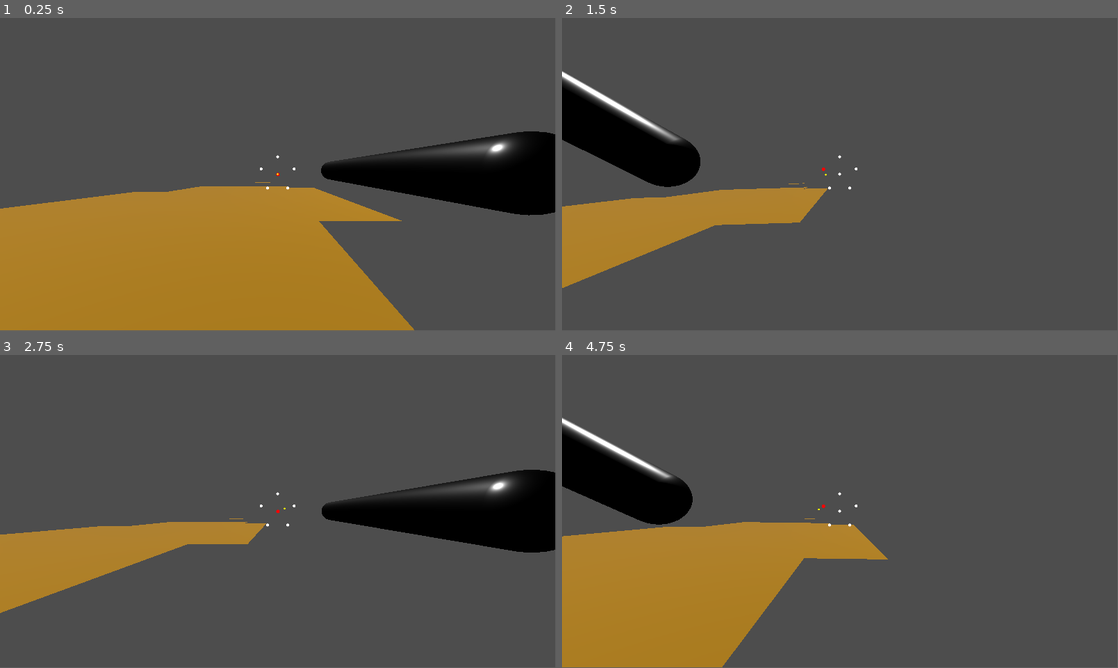
Above: before the commit, frames 1-4 (two rows, left to right).
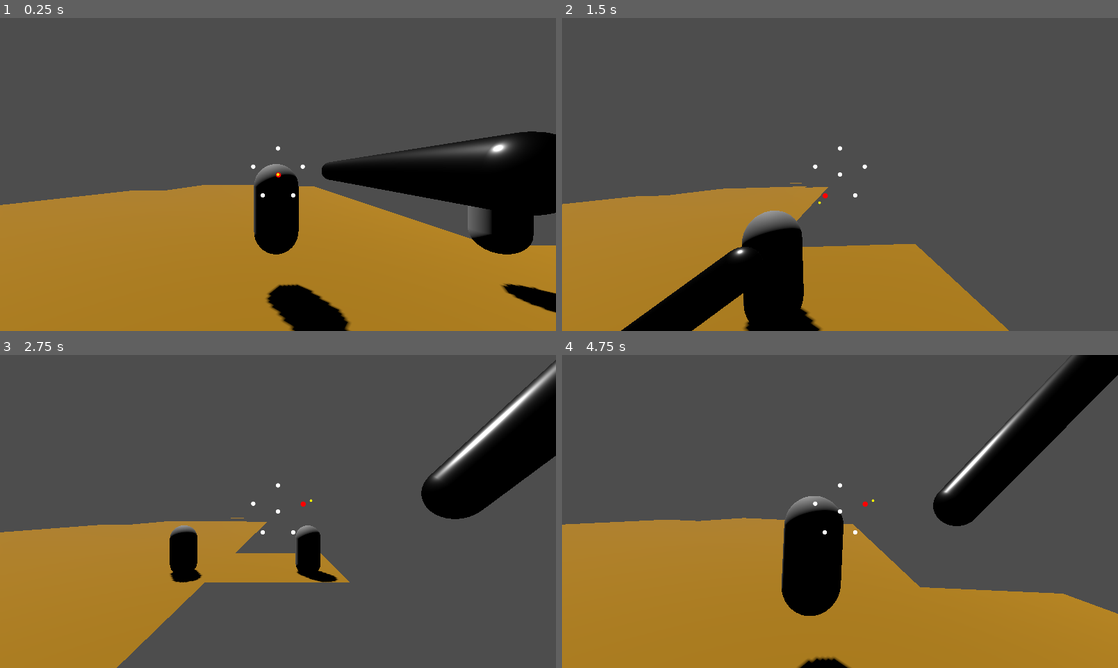
Above: after the commit, the same moments.

Repository: MendelDdS/pdc-godot
Game: Godot game, scene res://scenes/main.tscn
Two runs of this game, one before a commit and one after it. Both use one fixed random seed, a clock stepped at 60 frames per second and the inputs below.
Inputs (mouse positions are in pixels of both pictures, inside the frame that each line leads up to):
- Up to frame 1 (0.25 s): no input
- Up to frame 2 (1.5 s): tap Enter (ui_accept) at 0.5, 0.77, 0.8, 1.07, 1.35 s; move the mouse to (867, 171) at 0.52 s; hold Right (ui_right) 0.53-1.28 s; click (867, 171) at 0.6 s; move the mouse to (812, 174) at 1.27 s; hold Down (Back) from 1.28 s (still down)
- Up to frame 3 (2.75 s): tap Enter (ui_accept) at 1.52, 1.82, 2.3 s; click (250, 511) at 1.55 s; move the mouse to (289, 505) at 2.02 s; release Down (Back) at 2.03 s; hold Right (ui_right) from 2.03 s (still down); hold Up (Foward) from 2.03 s (still down)
- Up to frame 4 (4.75 s): move the mouse to (834, 514) at 2.77 s; release Up (Foward) at 2.78 s; click (834, 514) at 2.85 s; tap Enter (ui_accept) at 3.02, 3.32, 3.77, 3.8, 4.07, 4.52 s; move the mouse to (878, 514) at 3.52 s; release Right (ui_right) at 3.53 s; hold Right mouse button (Item Passive) 3.53-4.28 s; hold Left (ui_left) from 3.53 s (still down); move the mouse to (795, 508) at 4.27 s; click (795, 508) at 4.35 s
The window is 799x449 before the commit and 800x450 after it. Grey fills any space a smaller window leaves; there, only what the larger window draws over its background counts as a difference.

The runs differ from the first frame. In frame 1, 16% of the frame differs, in the area x 0-100%, y 36-100%; in frame 2, 25%; in frame 3, 22%; in frame 4, 31%, in the area x 0-100%, y 0-100%.

Commit message:
fix(#0000): adjust enemy

Diff:
--- a/project.godot
+++ b/project.godot
@@ -21,8 +21,8 @@
 
 [display]
 
-window/size/viewport_width=1920
-window/size/viewport_height=1080
+window/size/viewport_width=1280
+window/size/viewport_height=720
 window/size/mode=1
 
 [input]
--- /dev/null
+++ b/scenes/actors/enemies/enemy.gd
@@ -0,0 +1,35 @@
+extends CharacterBody3D
+
+@onready var health_component: HealthComponent = $HealthComponent
+
+const SPEED = 5.0
+const JUMP_VELOCITY = 4.5
+
+func _ready() -> void:
+	health_component.entity_died.connect(_enemy_died)
+
+func _physics_process(delta: float) -> void:
+	# Add the gravity.
+	if not is_on_floor():
+		velocity += get_gravity() * delta
+
+	# Handle jump.
+	if Input.is_action_just_pressed("ui_accept") and is_on_floor():
+		velocity.y = JUMP_VELOCITY
+
+	# Get the input direction and handle the movement/deceleration.
+	# As good practice, you should replace UI actions with custom gameplay actions.
+	var input_dir := Input.get_vector("ui_left", "ui_right", "ui_up", "ui_down")
+	var direction := (transform.basis * Vector3(input_dir.x, 0, input_dir.y)).normalized()
+	if direction:
+		velocity.x = direction.x * SPEED
+		velocity.z = direction.z * SPEED
+	else:
+		velocity.x = move_toward(velocity.x, 0, SPEED)
+		velocity.z = move_toward(velocity.z, 0, SPEED)
+
+	move_and_slide()
+
+func _enemy_died():
+	print("AAAH! I died...")
+	queue_free()
--- a/scenes/actors/enemies/enemy.tscn
+++ b/scenes/actors/enemies/enemy.tscn
@@ -1,17 +1,23 @@
 [gd_scene format=3 uid="uid://bqf3g8sdhojh0"]
 
 [ext_resource type="PackedScene" uid="uid://b3yxp8nmtcyi" path="res://scenes/components/health_component.tscn" id="1_g3nra"]
+[ext_resource type="Script" uid="uid://cj1haeprxtrx2" path="res://scenes/actors/enemies/enemy.gd" id="1_tiqlc"]
 
 [sub_resource type="CapsuleMesh" id="CapsuleMesh_gejs6"]
 
 [sub_resource type="CapsuleShape3D" id="CapsuleShape3D_tiqlc"]
+height = 2.755
 
 [node name="Enemy" type="CharacterBody3D" unique_id=996212000]
+collision_layer = 2
+script = ExtResource("1_tiqlc")
 
 [node name="HealthComponent" parent="." unique_id=1503925823 instance=ExtResource("1_g3nra")]
 
 [node name="EnemyBody" type="MeshInstance3D" parent="." unique_id=1524263456]
+transform = Transform3D(1, 0, 0, 0, 1, 0, 0, 0, 1, 0, 1, 0)
 mesh = SubResource("CapsuleMesh_gejs6")
 
 [node name="CollisionShape3D" type="CollisionShape3D" parent="." unique_id=1120864563]
+transform = Transform3D(1, 0, 0, 0, 1, 0, 0, 0, 1, 0, 1.5, 0)
 shape = SubResource("CapsuleShape3D_tiqlc")
--- a/scenes/actors/items/simple_sword.tscn
+++ b/scenes/actors/items/simple_sword.tscn
@@ -9,9 +9,9 @@
 metallic = 1.0
 roughness = 0.3
 
-[node name="SimpleSword" type="Node3D"]
+[node name="SimpleSword" type="Node3D" unique_id=1100445161]
 
-[node name="MeshInstance3D" type="MeshInstance3D" parent="."]
+[node name="MeshInstance3D" type="MeshInstance3D" parent="." unique_id=1926259105]
 transform = Transform3D(1, 0, 0, 0, 1, 0, 0, 0, 1, 0, 0.5, 0)
 mesh = SubResource("CapsuleMesh_mkq7h")
 surface_material_override/0 = SubResource("StandardMaterial3D_xlcx2")
--- a/scenes/actors/player/player.gd
+++ b/scenes/actors/player/player.gd
@@ -31,6 +31,7 @@
 @onready var back_ray: RayCast3D = $BackRay
 @onready var left_ray: RayCast3D = $LeftRay
 @onready var right_ray: RayCast3D = $RightRay
+@onready var melee_ray: RayCast3D = $CameraPivot/Camera3D/MeleeRay
 # endregion
 
 # region --- Estado do Personagem ---
@@ -47,6 +48,8 @@
 var target_stance_rot: Vector3 = STANCES[0]["rot"]
 var is_attacking: bool = false
 var is_defending: bool = false
+var can_attack: bool = true
+
 # endregion
 
 # region --- Ciclo de Vida ---
@@ -63,6 +66,9 @@
 
 	instantiate_weapon(SWORD_SCENE)
 
+	# Impedir que a espada acerte o próprio jogador
+	melee_ray.add_exception(self)
+
 func _process(delta: float) -> void:
 	handle_head_bob(delta)
 	handle_movement_input()
@@ -84,7 +90,7 @@
 	is_defending = Input.is_action_pressed("Item Passive")
 
 	# Detectar ataque (clique único)
-	if Input.is_action_just_pressed("Item Action"):
+	if Input.is_action_just_pressed("Item Action") and can_attack and not is_defending:
 		perform_attack()
 
 func update_weapon_stance(delta: float) -> void:
@@ -108,47 +114,135 @@
 	weapon_pivot.rotation_degrees.z = lerp_angle(deg_to_rad(current_rot.z), deg_to_rad(target_rot.z), delta * 15.0) * (180.0/PI)
 
 func perform_attack() -> void:
-	if is_attacking:
+	if is_attacking or not can_attack:
 		return
 
 	is_attacking = true
-
-	# Usar posições de destino da postura como base para um bote consistente
+	can_attack = false
+	combat_ui.is_locked = true
+	melee_ray.enabled = true
+
+	# 1. Preparar dados da postura e sincronizar UI
+	var next_stance = _get_next_stance_after_attack(current_stance_index)
+	combat_ui.set_direction(next_stance)
+
 	var original_pos = target_stance_pos
 	var original_rot = target_stance_rot
-
-	# Calcular destino do ataque baseado na postura
-	var attack_pos = original_pos + Vector3(0, 0, -1.2) # Estocada padrão longa
-	var attack_rot = original_rot
-
+	var final_pos = STANCES[next_stance]["pos"]
+	var final_rot = STANCES[next_stance]["rot"]
+
+	# 2. Calcular parâmetros de impacto
+	var is_thrust = (current_stance_index == 0)
+	# Menos Z para cortes para evitar o efeito de "empurrar"; mais Z para estocada
+	var lunge_z = -2.5 if is_thrust else -0.7
+
+	var lerp_weight = 0.1
+	var attack_pos = original_pos.lerp(final_pos, lerp_weight) + Vector3(0, 0, lunge_z)
+	var attack_rot = _lerp_degrees(original_rot, final_rot, lerp_weight)
+
+	# Antecipação (Recuo antes do golpe)
+	var windup_lerp = 0.25
+	var windup_pos = original_pos.lerp(final_pos, windup_lerp) + Vector3(0, 0.05, 0.15)
+	var windup_rot = _lerp_degrees(original_rot, final_rot, windup_lerp) + Vector3(8, 0, 0)
+
+	# Ajustes de peso baseados na postura inicial
+	var camera_kick_dir = Vector3.ZERO
 	match current_stance_index:
-		1: # TOP -> Golpe descendente
-			attack_pos = original_pos + Vector3(0, -0.6, -0.8)
-			attack_rot.x -= 60
-		2: # TOP_RIGHT -> Corte diagonal descendente
-			attack_pos = original_pos + Vector3(-0.6, -0.4, -0.8)
-			attack_rot.y += 45
-		5: # TOP_LEFT -> Corte diagonal descendente
-			attack_pos = original_pos + Vector3(0.6, -0.4, -0.8)
-			attack_rot.y -= 45
-		3: # BOTTOM_RIGHT -> Corte ascendente
-			attack_pos = original_pos + Vector3(-0.5, 0.6, -0.8)
-			attack_rot.x += 60
-		4: # BOTTOM_LEFT -> Corte ascendente
-			attack_pos = original_pos + Vector3(0.5, 0.6, -0.8)
-			attack_rot.x += 60
+		1: # TOP -> Corte descendente pesado (O "Rasgo")
+			attack_pos.y -= 0.45 # Aumentamos a descida para o corte
+			attack_rot.x -= 35
+			attack_rot.z += 20 # Inclina o gume da lâmina para o efeito de rasgo
+			camera_kick_dir = Vector3(1.2, 0.2, 0)
+		2, 3: # RIGHT SIDES
+			attack_rot.z -= 15 # Inclina gume
+			camera_kick_dir = Vector3(0, 1, -0.5)
+		4, 5: # LEFT SIDES
+			attack_rot.z += 15 # Inclina gume
+			camera_kick_dir = Vector3(0, -1, 0.5)
+		0: # CENTER -> Estocada
+			windup_pos = original_pos + Vector3(0, 0, 0.4)
+			attack_pos = original_pos + Vector3(0, 0, -2.5)
+			camera_kick_dir = Vector3(0.8, 0, 0)
+
+	var tween = create_tween().set_parallel(false)
+
+	# --- ESTÁGIO 1: ANTECIPAÇÃO (Wind-up) ---
+	tween.tween_property(weapon_pivot, "position", windup_pos, 0.15).set_trans(Tween.TRANS_SINE).set_ease(Tween.EASE_OUT)
+	tween.parallel().tween_property(weapon_pivot, "rotation_degrees", windup_rot, 0.15).set_trans(Tween.TRANS_SINE).set_ease(Tween.EASE_OUT)
+
+	# --- ESTÁGIO 2: IMPACTO (The Strike) ---
+	tween.tween_property(weapon_pivot, "position", attack_pos, 0.12).set_trans(Tween.TRANS_CUBIC).set_ease(Tween.EASE_OUT)
+	tween.parallel().tween_property(weapon_pivot, "rotation_degrees", attack_rot, 0.12).set_trans(Tween.TRANS_CUBIC).set_ease(Tween.EASE_OUT)
+
+	# Feedback de impacto
+	tween.parallel().tween_callback(func():
+		_apply_camera_feedback(camera_kick_dir)
+		_check_hit()
+	)
+
+	# --- ESTÁGIO 3: RECUPERAÇÃO (Follow-through) ---
+	tween.tween_property(weapon_pivot, "position", final_pos, 0.4).set_trans(Tween.TRANS_BACK).set_ease(Tween.EASE_OUT)
+	tween.parallel().tween_property(weapon_pivot, "rotation_degrees", final_rot, 0.4).set_trans(Tween.TRANS_BACK).set_ease(Tween.EASE_OUT)
+
+	# --- ESTÁGIO 4: COOLDOWN E RESET ---
+	tween.tween_interval(0.05)
+	tween.tween_callback(func():
+		is_attacking = false
+		can_attack = true
+		combat_ui.is_locked = false
+		melee_ray.enabled = false
+		current_stance_index = next_stance
+		target_stance_pos = final_pos
+		target_stance_rot = final_rot
+	)
+
+func _apply_camera_feedback(dir: Vector3) -> void:
+	var kick_strength = 2.0
+	var original_rot = camera.rotation_degrees
+	var target_rot = original_rot + dir * kick_strength
 
 	var tween = create_tween()
-
-	# Ida do ataque (Rápida e linear)
-	tween.tween_property(weapon_pivot, "position", attack_pos, 0.1).set_trans(Tween.TRANS_QUAD).set_ease(Tween.EASE_OUT)
-	tween.parallel().tween_property(weapon_pivot, "rotation_degrees", attack_rot, 0.1).set_trans(Tween.TRANS_QUAD).set_ease(Tween.EASE_OUT)
-
-	# Volta do ataque (Suave)
-	tween.tween_property(weapon_pivot, "position", original_pos, 0.25).set_trans(Tween.TRANS_SINE).set_ease(Tween.EASE_IN_OUT)
-	tween.parallel().tween_property(weapon_pivot, "rotation_degrees", original_rot, 0.25).set_trans(Tween.TRANS_SINE).set_ease(Tween.EASE_IN_OUT)
-
-	tween.tween_callback(func(): is_attacking = false)
+	# Kick rápido
+	tween.tween_property(camera, "rotation_degrees", target_rot, 0.05).set_trans(Tween.TRANS_QUAD).set_ease(Tween.EASE_OUT)
+	# Retorno suave
+	tween.tween_property(camera, "rotation_degrees", original_rot, 0.2).set_trans(Tween.TRANS_SINE).set_ease(Tween.EASE_IN_OUT)
+
+func _lerp_degrees(from: Vector3, to: Vector3, weight: float) -> Vector3:
+	return Vector3(
+		rad_to_deg(lerp_angle(deg_to_rad(from.x), deg_to_rad(to.x), weight)),
+		rad_to_deg(lerp_angle(deg_to_rad(from.y), deg_to_rad(to.y), weight)),
+		rad_to_deg(lerp_angle(deg_to_rad(from.z), deg_to_rad(to.z), weight))
+	)
+
+func _get_next_stance_after_attack(current: int) -> int:
+	match current:
+		1: # TOP -> Move para baixo aleatoriamente
+			return 3 if randf() > 0.5 else 4 # BOTTOM_RIGHT ou BOTTOM_LEFT
+		2: # TOP_RIGHT -> BOTTOM_LEFT
+			return 4
+		3: # BOTTOM_RIGHT -> TOP_LEFT
+			return 5
+		4: # BOTTOM_LEFT -> TOP_RIGHT
+			return 2
+		5: # TOP_LEFT -> BOTTOM_RIGHT
+			return 3
+		_: # CENTER ou outros -> Mantém
+			return current
+
+func _check_hit() -> void:
+	melee_ray.force_raycast_update()
+	if melee_ray.is_colliding():
+		var target = melee_ray.get_collider()
+		print("Hit something: ", target.name)
+
+		# Procurar por HealthComponent
+		var health = target.get_node_or_null("HealthComponent")
+		if not health and target.get_parent():
+			health = target.get_parent().get_node_or_null("HealthComponent")
+
+		if health:
+			print("Dealing damage to ", target.name)
+			health.take_damage(20)
 
 func instantiate_weapon(weapon_scene: PackedScene) -> void:
 	if current_weapon:
--- a/scenes/actors/player/player.tscn
+++ b/scenes/actors/player/player.tscn
@@ -15,7 +15,7 @@
 script = ExtResource("1_1fipg")
 
 [node name="CameraPivot" parent="." unique_id=1839286025 instance=ExtResource("2_oj104")]
-transform = Transform3D(1, 0, 0, 0, 1, 0, 0, 0, 1, 0, 1.8, -0.40341085)
+transform = Transform3D(1, 0, 0, 0, 1, 0, 0, 0, 1, 0, 1.4785786, -0.40341085)
 
 [node name="HealthComponent" parent="." unique_id=1503925823 instance=ExtResource("2_6b2fh")]
 transform = Transform3D(1, 0, 0, 0, 1, 0, 0, 0, 1, 0, 0.9, 0)
--- a/scenes/camera/CameraPivot.tscn
+++ b/scenes/camera/CameraPivot.tscn
@@ -7,4 +7,9 @@
 
 [node name="Camera3D" type="Camera3D" parent="." unique_id=1419696167]
 
+[node name="MeleeRay" type="RayCast3D" parent="Camera3D" unique_id=987654321]
+enabled = false
+target_position = Vector3(0, 0, -5.5)
+collision_mask = 2
+
 [node name="WeaponPivot" type="Node3D" parent="Camera3D" unique_id=123456789]
--- a/scenes/components/health_component.gd
+++ b/scenes/components/health_component.gd
@@ -15,7 +15,7 @@
 func take_damage(damage: int) -> void:
 	current_health -= damage
 	current_health = max(current_health, 0)
-
+	print("Current Health", current_health)
 	if current_health <= 0:
 		emit_signal("entity_died")
 	else:
--- a/scenes/levels/dungeon_entrance.tscn
+++ b/scenes/levels/dungeon_entrance.tscn
@@ -2,6 +2,7 @@
 
 [ext_resource type="Script" uid="uid://d4bfi1jkkc2mj" path="res://scenes/levels/dungeon_entrance.gd" id="1_32fru"]
 [ext_resource type="MeshLibrary" uid="uid://b5arnqnvud01h" path="res://scenes/actors/evironment/tiles_lib.tres" id="2_5c8o1"]
+[ext_resource type="PackedScene" uid="uid://bqf3g8sdhojh0" path="res://scenes/actors/enemies/enemy.tscn" id="3_enemy"]
 
 [node name="DungeonEntrance" type="Node3D" unique_id=179366886]
 script = ExtResource("1_32fru")
@@ -17,5 +18,11 @@
 mesh_library = ExtResource("2_5c8o1")
 cell_size = Vector3(5, 2, 5)
 data = {
-"cells": PackedInt32Array(1, 65533, 0, 1, 8, 0, 2, 8, 0, 2,  …(464 unchanged characters)…  10, 0, 65535, 11, 0, 1, 11, 0, 2, 10, 0)
+"cells": PackedInt32Array(1, 65533, 0, 1, 8, 0, 2, 8, 0, 2,  …(464 unchanged characters)…  10, 0, 65535, 11, 0, 1, 11, 0, 2, 10, 0, 3, 10, 0, 4, 10, 0, 3, 11, 0, 3, 9, 0, 2, 12, 0, 1, 12, 0, 3, 12, 0)
 }
+
+[node name="Enemy" parent="." unique_id=788192465 instance=ExtResource("3_enemy")]
+transform = Transform3D(1, 0, 0, 0, 1, 0, 0, 0, 1, 12.5, 2, 52.5)
+
+[node name="Enemy2" parent="." unique_id=1994838575 instance=ExtResource("3_enemy")]
+transform = Transform3D(1, 0, 0, 0, 1, 0, 0, 0, 1, 17.5, 2, 52.5)
--- a/scenes/ui/combat_ui.gd
+++ b/scenes/ui/combat_ui.gd
@@ -19,12 +19,18 @@
 var center_threshold: float = 30.0
 var max_distance: float = 100.0
 var mouse_sensitivity: float = 0.5 # Ajuste este valor para diminuir a sensibilidade
+var is_locked: bool = false
 
 func _ready() -> void:
 	update_visuals()
 
 func handle_mouse_movement(relative_mouse: Vector2) -> void:
+	if is_locked:
+		return
+
 	virtual_mouse_pos += relative_mouse * mouse_sensitivity
+
+	# Limit mouse distance
 	virtual_mouse_pos = virtual_mouse_pos.limit_length(max_distance)
 
 	$Cursor.position = virtual_mouse_pos - ($Cursor.size / 2)
@@ -66,3 +72,28 @@
 		else:
 			node.modulate = Color.WHITE
 			node.scale = Vector2(1.0, 1.0)
+
+func set_direction(dir: int) -> void:
+	if dir == current_direction:
+		return
+
+	current_direction = dir
+	update_visuals()
+
+	# Atualizar virtual_mouse_pos para manter a consistência
+	match dir:
+		Direction.CENTER:
+			virtual_mouse_pos = Vector2.ZERO
+		Direction.TOP:
+			virtual_mouse_pos = Vector2(0, -max_distance * 0.8)
+		Direction.TOP_RIGHT:
+			virtual_mouse_pos = Vector2.from_angle(deg_to_rad(72 - 90)) * max_distance * 0.8
+		Direction.BOTTOM_RIGHT:
+			virtual_mouse_pos = Vector2.from_angle(deg_to_rad(144 - 90)) * max_distance * 0.8
+		Direction.BOTTOM_LEFT:
+			virtual_mouse_pos = Vector2.from_angle(deg_to_rad(216 - 90)) * max_distance * 0.8
+		Direction.TOP_LEFT:
+			virtual_mouse_pos = Vector2.from_angle(deg_to_rad(288 - 90)) * max_distance * 0.8
+
+	# Atualizar posição visual do cursor
+	$Cursor.position = virtual_mouse_pos - ($Cursor.size / 2)
Not shown, added: scenes/actors/enemies/enemy.gd.uid
